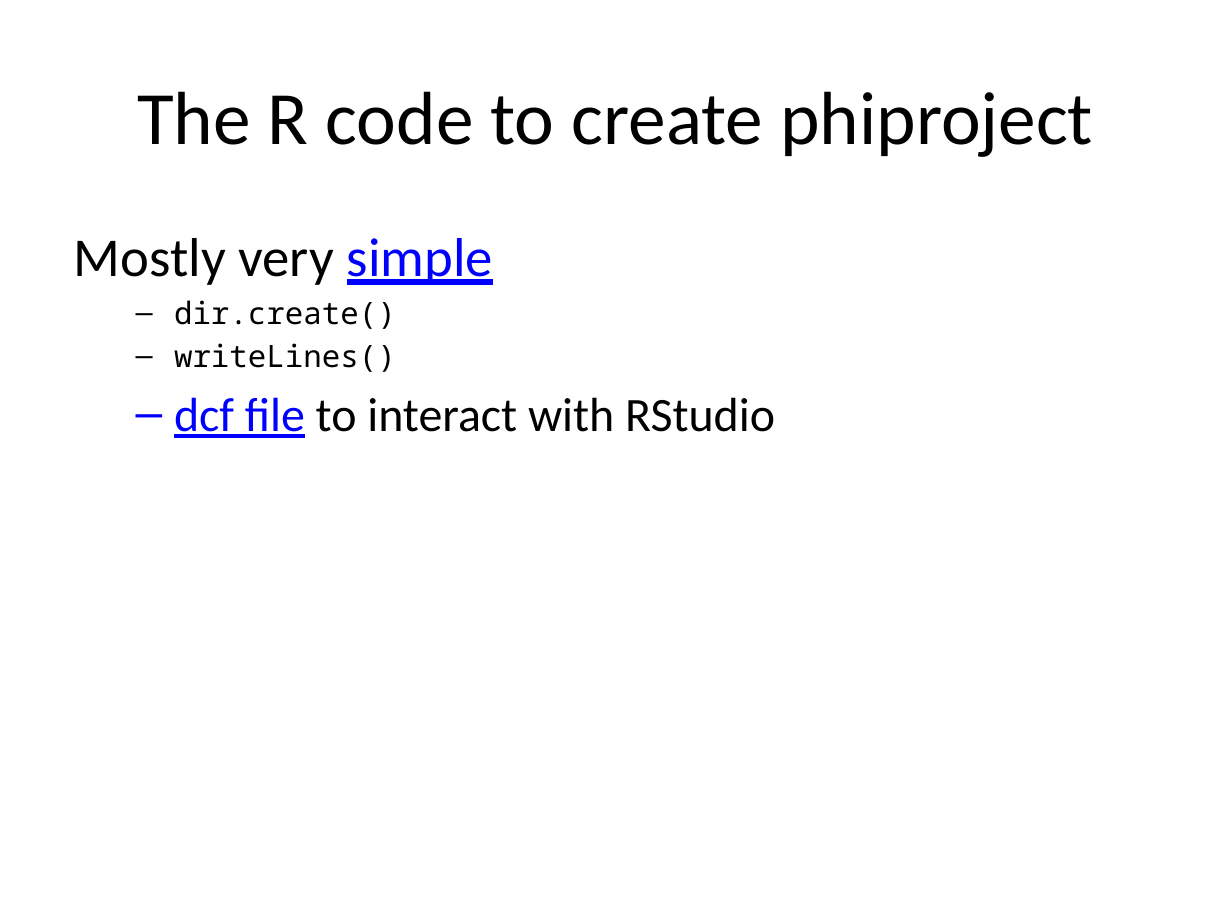
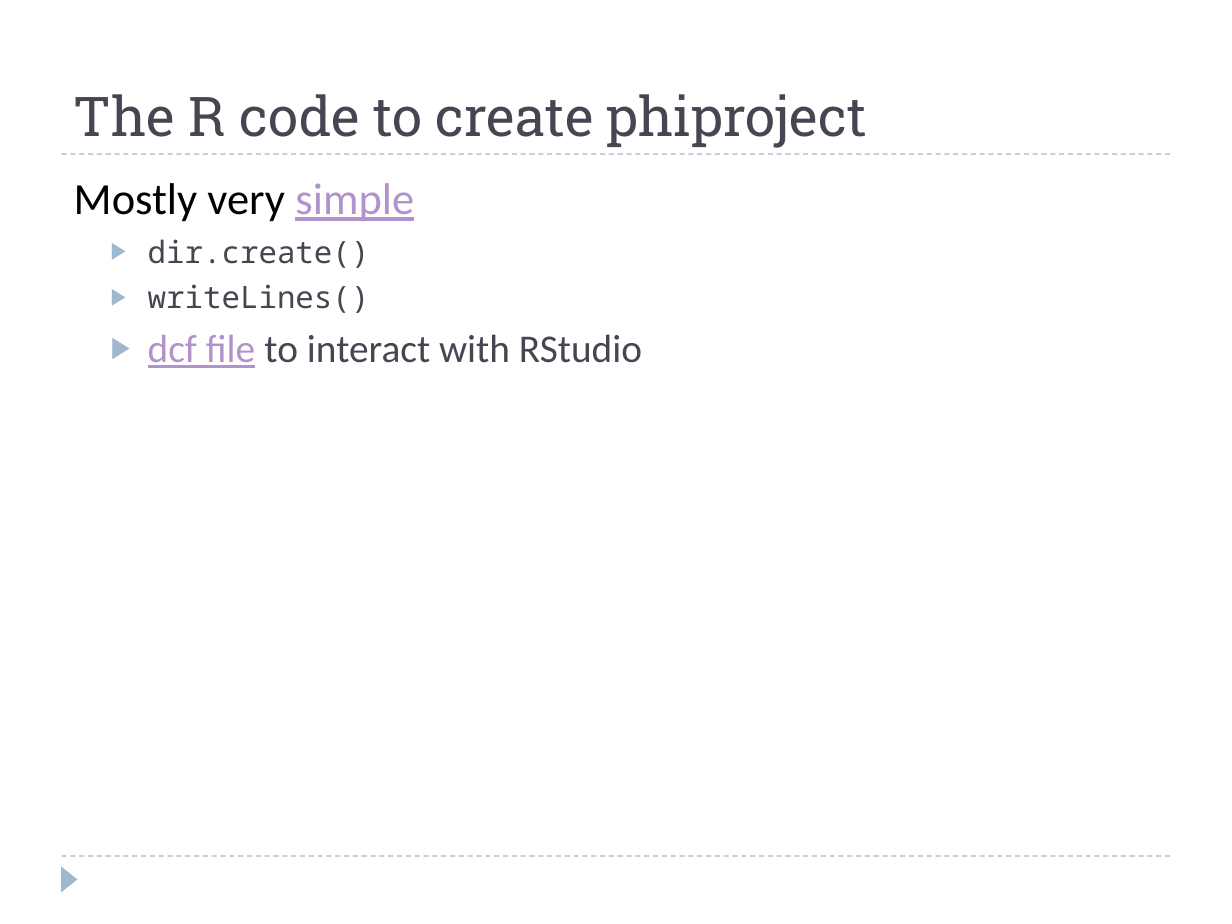
Before and after one commit to alan-y/phiproject-talk, a slide deck: slide 6 of phiproject_ay.pptx. Drawn at 1232x924 pixels with LibreOffice and Linux fonts; fonts in the diff are those of the drawing. Boxes give left, top, right and bottom in pixels: in the first picture for what was removed or moved away, otherwise in the second. Text is boxed around its words. In the diff, an @@ line names an element or a change of style, - is before the commit and + after.

```diff
--- a/phiproject_ay.pptx
+++ b/phiproject_ay.pptx
@@ title "The R code to create ...": place and size @@
-title "The R code to create ..." at [137, 91, 1093, 157]
+title "The R code to create ..." at [74, 94, 867, 148]
@@ title "The R code to create ..." at [74, 94, 867, 148]: size 44 to 32 pt, font Calibri to Roboto Slab, text colour #000000 to #464653; alignment centre to left; vertical alignment middle to bottom @@
@@ text "Mostly very simple": place and size @@
-text "Mostly very simple" at [74, 238, 775, 438]
+text "Mostly very simple" at [74, 183, 642, 368]
@@ text "Mostly very simple" at [74, 183, 642, 368]: size 32 to 26 pt in "Mostly very simple"; text colour #0000FF to #B292CA in "simple", "dcf file"; text colour #000000 to #464653 in "dir.create()", "writeLines()", "to interact with RStudio"; size 28 to 23 pt in "dcf file to interact with RStudio"; bullet – to ▶; more space between paragraphs @@
@@ line added from (62, 154) to (1170, 154), #9FB8CD 0.75 pt dashed @@
@@ line added from (62, 856) to (1170, 856), #9FB8CD 0.75 pt dashed @@
@@ triangle added at [62, 866, 78, 892], fill #9FB8CD @@
```
Also in this commit, not shown: 10 other slides changed, 4 other files.
